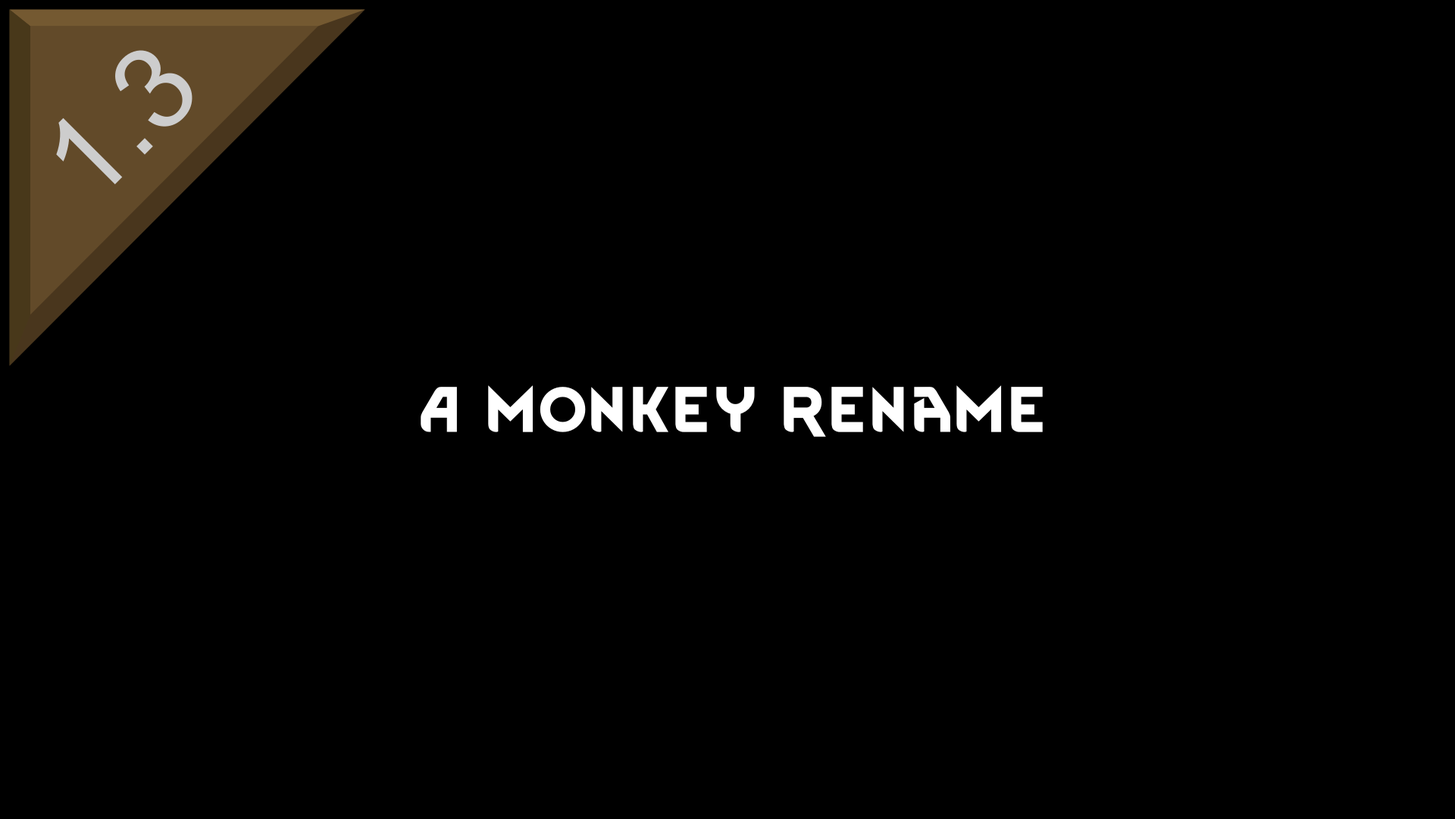
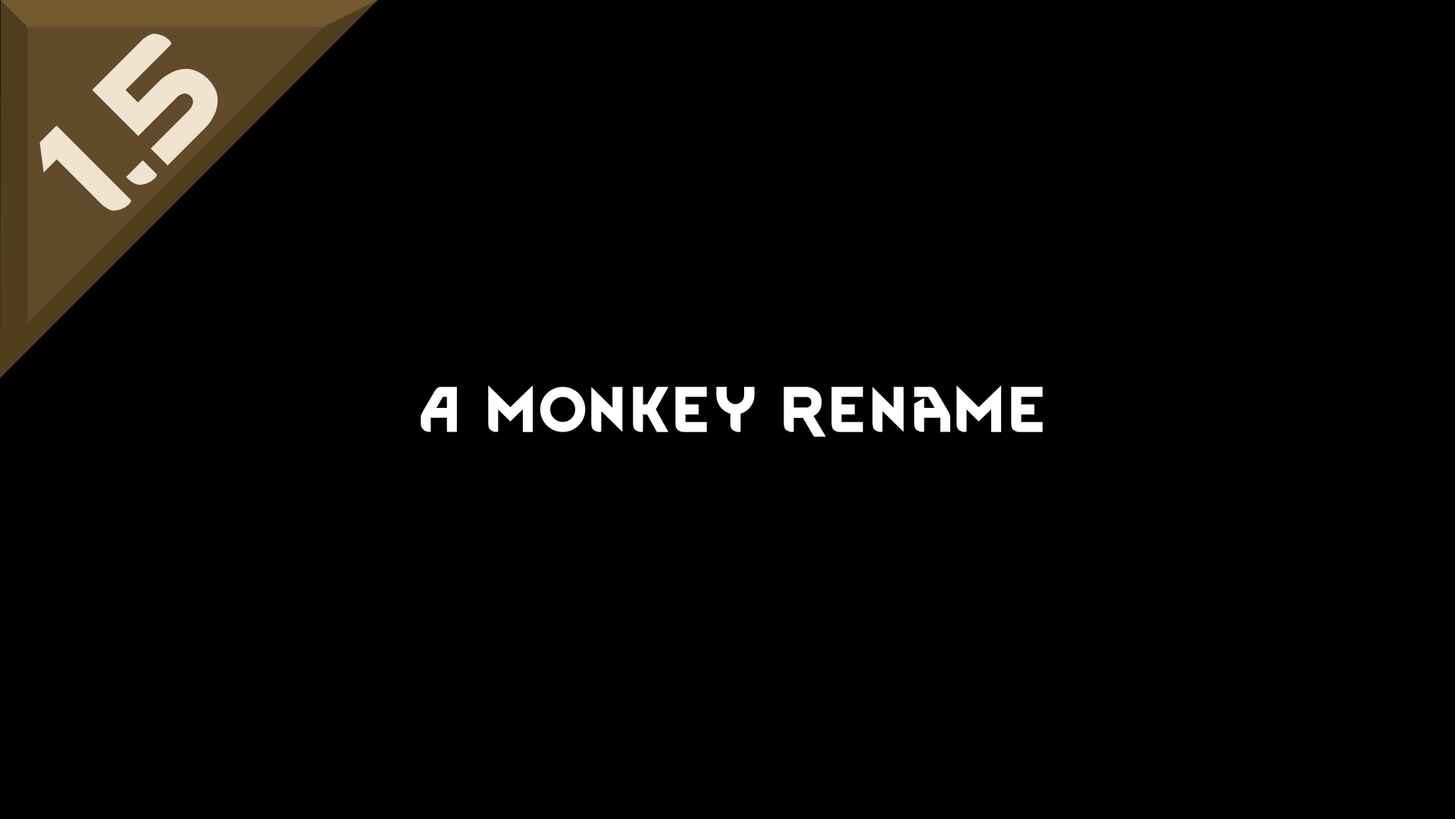
Layers edited between the first and the second (1455, 819) image:
added layer "Paint Layer 3 (pasted)" above "Vector Layer 1" over (x1=0, y1=0, x2=379, y2=379)
painted on "1.3_image" over (x1=0, y1=0, x2=379, y2=379)
painted on "Background" over (x1=0, y1=0, x2=379, y2=379)
